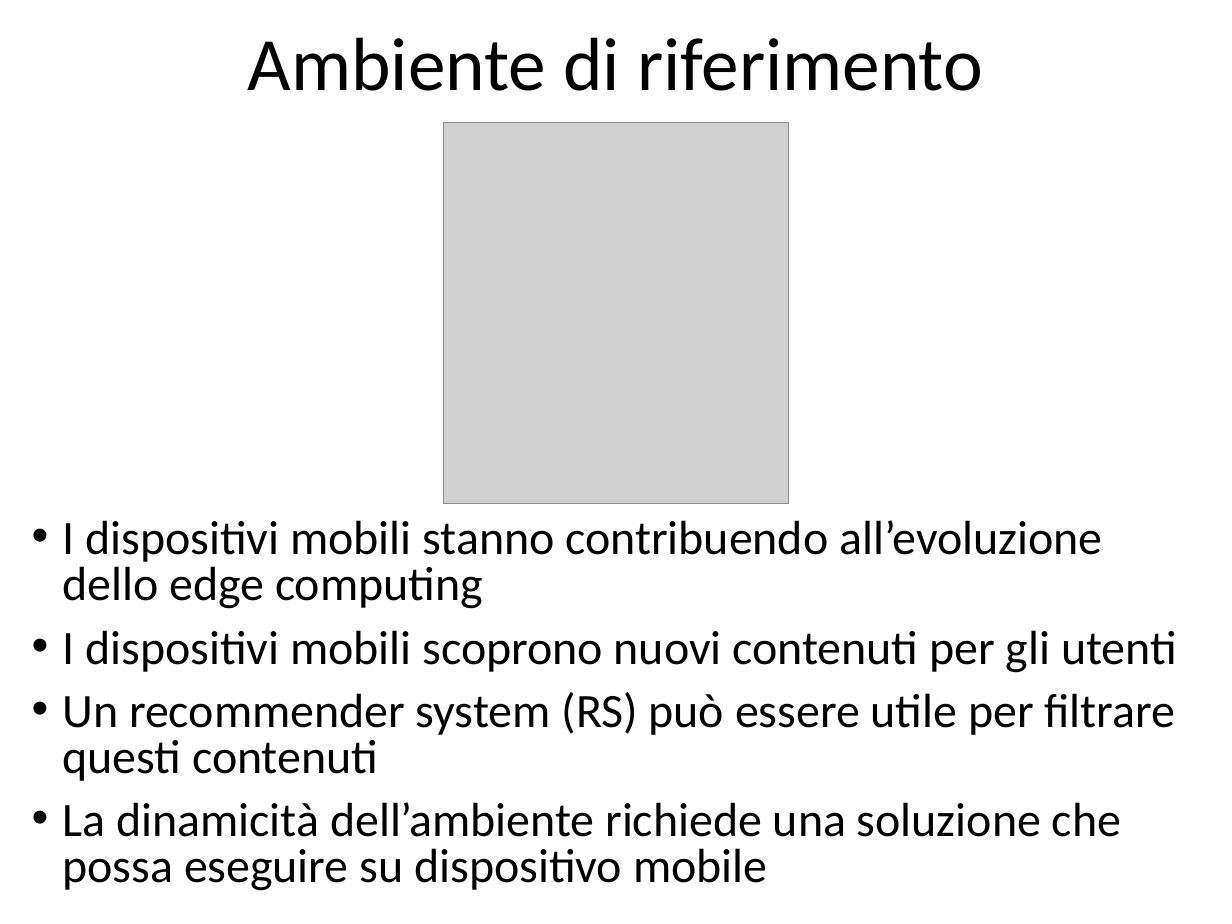
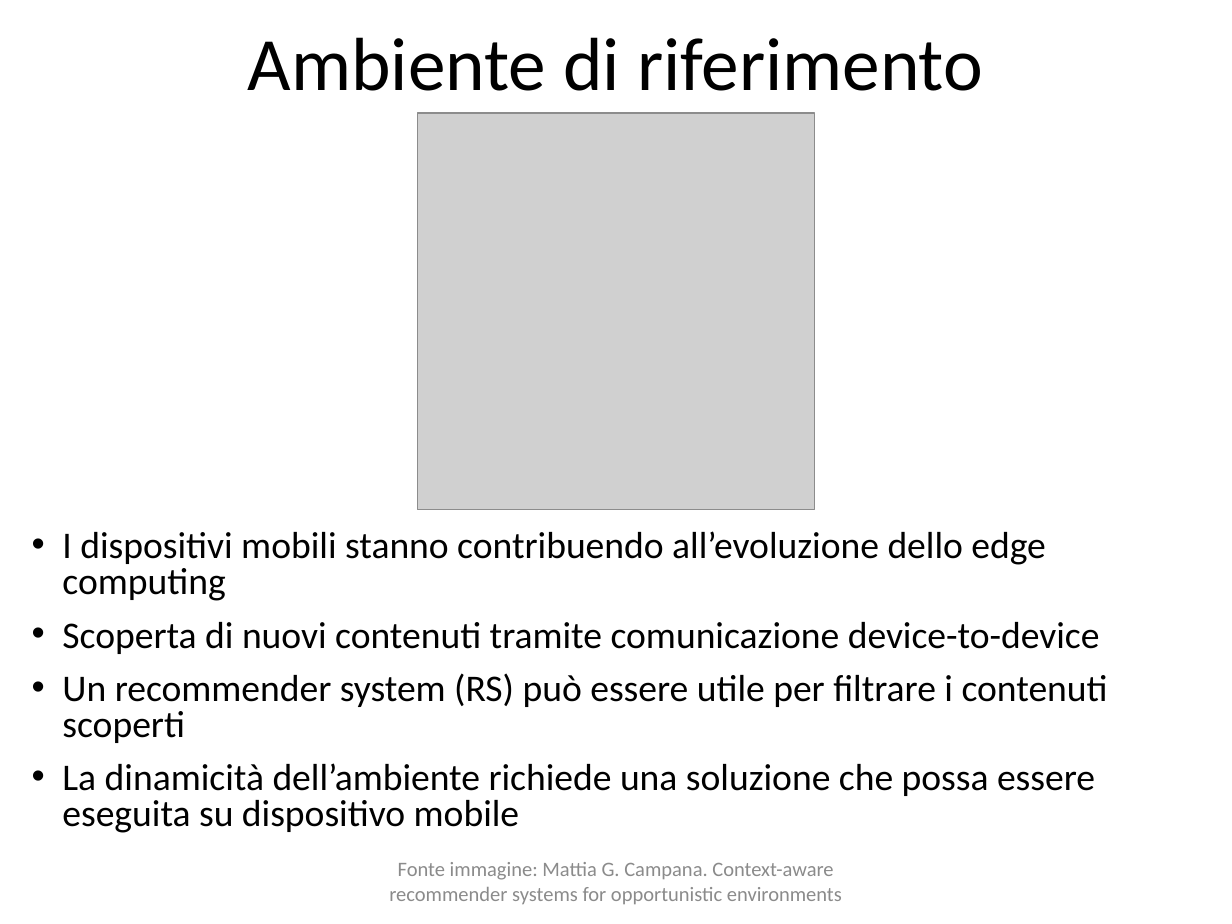
Before and after one commit to CriptHunter/tesi, a slide deck: slide 2 of presentazione/presentazione.pptx (slide 3 before the commit). Drawn at 1232x924 pixels with LibreOffice and Linux fonts; fonts in the diff are those of the drawing; grey boxes stand for pictures. Boxes give left, top, right and bottom in pixels: in the first picture for what was removed or moved away, otherwise in the second. Text is boxed around its words. In the diff, an @@ line names an element or a change of style, - is before the commit and + after.

```diff
--- a/presentazione/presentazione.pptx
+++ b/presentazione/presentazione.pptx
@@ picture: place and size @@
-picture at (444, 122, 788, 503)
+picture at (418, 113, 816, 510)
@@ text "I dispositivi mobili stanno contribuendo ...": place and size @@
-text "I dispositivi mobili stanno contribuendo ..." at (62, 520, 1177, 891)
+text "I dispositivi mobili stanno contribuendo ..." at (62, 531, 1108, 833)
@@ text at (62, 531, 1045, 601): size 28 to 22 pt in "I dispositivi mobili stanno contribuendo all’evoluzione dell ..." @@
@@ text at (62, 622, 1108, 833): text changed; size 28 to 22 pt @@
-• I dispositivi mobili scoprono nuovi contenuti per gli utenti
-• Un recommender system (RS) può essere utile per filtrare questi contenuti
-• La dinamicità dell’ambiente richiede una soluzione che possa eseguire su dispositivo mobile
+• Scoperta di nuovi contenuti tramite comunicazione device-to-device
+• Un recommender system (RS) può essere utile per filtrare i contenuti scoperti
+• La dinamicità dell’ambiente richiede una soluzione che possa essere eseguita su dispositivo mobile
@@ text added at (389, 862, 842, 904), 12 pt, text #8C8C8C @@
+Fonte immagine: Mattia G. Campana. Context-aware recommender systems for opportunistic environments
```
Also in this commit, not shown: 9 other slides changed, 1 slide removed, 2 other files.
